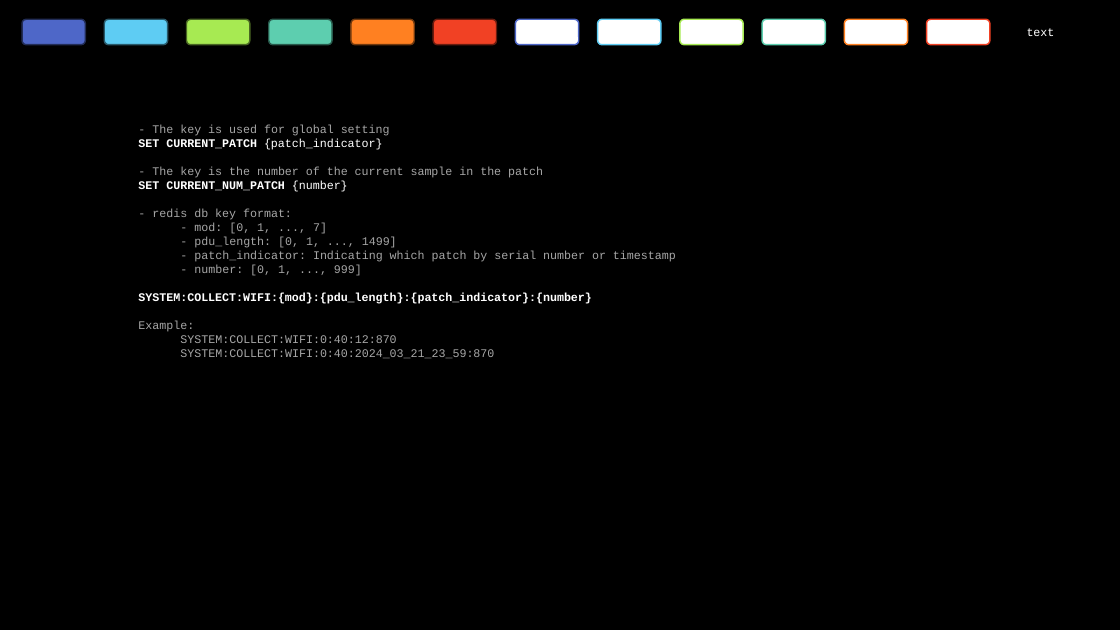
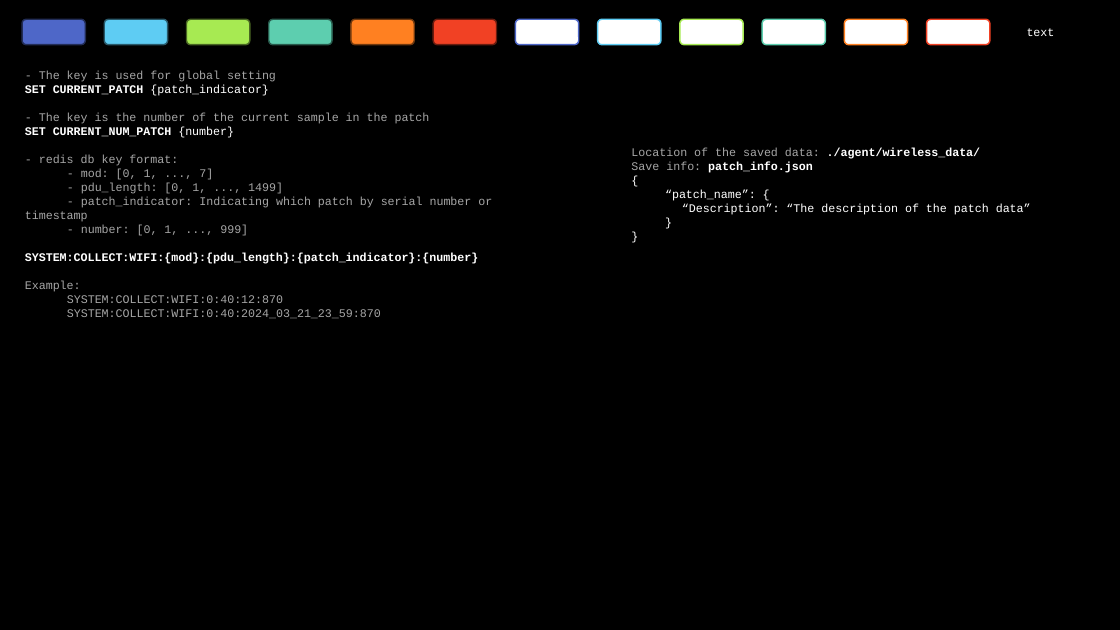
Before and after one commit to chun-chih-lin/wireless_transformer, a slide deck: slide 3 of NOTES.pptx. Drawn at 1120x630 pixels with LibreOffice and Linux fonts; fonts in the diff are those of the drawing; background and template pictures are left out. Boxes give left, top, right and bottom in pixels: in the first picture for what was removed or moved away, otherwise in the second. Text is boxed around its words. In the diff, an @@ line names an element or a change of style, - is before the commit and + after.

```diff
--- a/NOTES.pptx
+++ b/NOTES.pptx
@@ text "- The key is used ..." rewrapped from bbox=[138, 125, 676, 359] to bbox=[25, 70, 492, 319] @@
@@ text added at bbox=[631, 148, 1031, 215], 10 pt, text #FFFFFF @@
+Location of the saved data: ./agent/wireless_data/
+Save info: patch_info.json
+{
+“patch_name”: {
+“Description”: “The description of the patch data”
+}
+}
```
Also in this commit, not shown: 6 slides removed, 1 other file.
